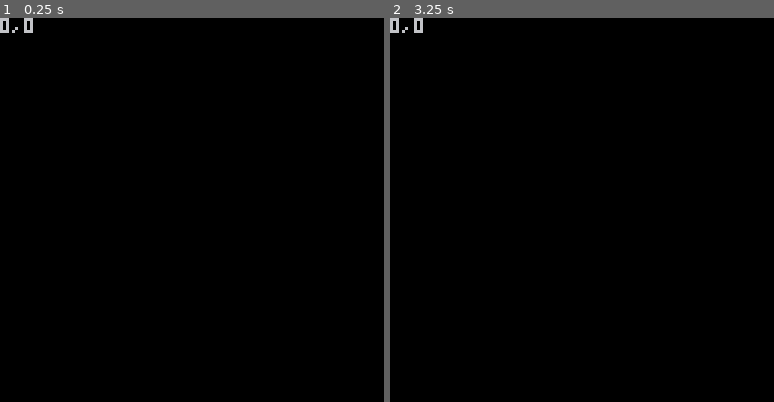
Above: before the commit, frames 1-2 (left to right).
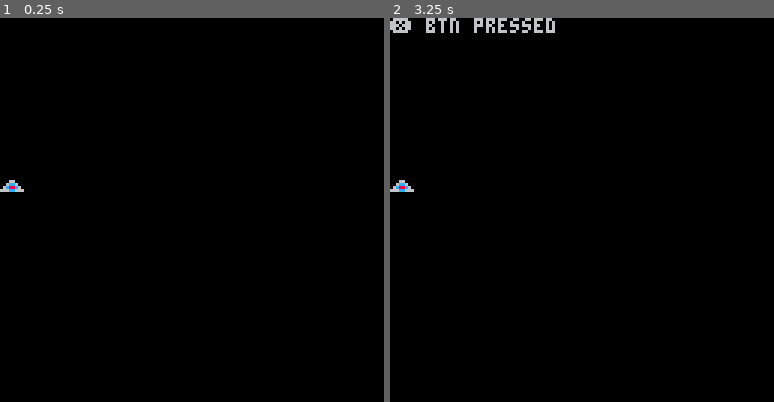
Above: after the commit, the same moments.

Repository: y1z/pico-8-space-game
Game: PICO-8 cartridge game.p8
Two runs of this game, one before a commit and one after it. Both use one fixed random seed, a clock stepped at 60 frames per second and the inputs below.
Inputs:
- Up to frame 1 (0.25 s): no input
- Up to frame 2 (3.25 s): tap X (X key) at 0.33, 1.07, 1.85, 2.97 s; tap O (Z key) at 0.7, 1.7, 2.1, 2.5, 2.9 s; hold Right 1.6-2.1 s; hold Up 2.15-2.42 s; hold Right 2.47-3.03 s; hold Left from 3.08 s (still down)

The runs differ from the first frame. In frame 1, 0.3% of the frame differs, in the area x 0-9%, y 0-46%; in frame 2, 0.9%, in the area x 0-43%, y 0-46%.

Commit message:
Add generic new function

Diff:
--- a/game.p8
+++ b/game.p8
@@ -2,29 +2,55 @@
 version 42
 __lua__
 #include vec2.p8:1
-
-player ={
- pos = vec2:new(),
-
+-- entity data
+edata={
+	h,
+	s,
 }
 
+xbtn = false
+
 function _init()
-	spr(1,50,50)
+	player.h=3
+	player.s=1
+
 end
 
-function update60()
-
+function _update60()
+	if btn(⬅️) do xbtn = true
+	else xbtn=false end
 end
 
 function _draw()
 	cls()
-	player.pos:print()
+	if xbtn do print("❎ btn pressed")end
+
+	spr(player.s,play,50)
+
+end
+-->8
+-- player
+player={
+ h,
+ s,
+ pos = vec2:new(),
+}
+-->8
+-- utility
+-- generic new function
+--
+function gennew(ltbl,rtbl)
+	rtbl=rtbl or {}
+	setmetatable(ltbl,{
+		__index=ltbl
+})
+return rtbl
 end
 __gfx__
-00000000000000000000000000000000000000000000000000000000000000000000000000000000000000000000000000000000000000000000000000000000
-00000000000000000000000000000000000000000000000000000000000000000000000000000000000000000000000000000000000000000000000000000000
-00700700000000000000000000000000000000000000000000000000000000000000000000000000000000000000000000000000000000000000000000000000
-00077000000000000000000000000000000000000000000000000000000000000000000000000000000000000000000000000000000000000000000000000000
+00000000000000008555555800000000000000000000000000000000000000000000000000000000000000000000000000000000000000000000000000000000
+00000000000000000859958000000000000000000000000000000000000000000000000000000000000000000000000000000000000000000000000000000000
+00700700000000000089980000000000000000000000000000000000000000000000000000000000000000000000000000000000000000000000000000000000
+00077000000000000008800000000000000000000000000000000000000000000000000000000000000000000000000000000000000000000000000000000000
 00077000000660000000000000000000000000000000000000000000000000000000000000000000000000000000000000000000000000000000000000000000
 00700700006cc6000000000000000000000000000000000000000000000000000000000000000000000000000000000000000000000000000000000000000000
 0000000006c88c600000000000000000000000000000000000000000000000000000000000000000000000000000000000000000000000000000000000000000
--- a/vec2.p8
+++ b/vec2.p8
@@ -33,12 +33,11 @@
 	return tbl
 	end,
 
-	dot=function(self,other)
-		return (self.x * other.x)+(self.y*other.y)
+	dot=function(self,o)
+		return (self.x * o.x)+(self.y*o.y)
 	end,
-
 	print=function(self)
-	print(tostr(self.x)..","..tostr(self.y))
+		print(tostr(self.x)..","..tostr(self.y))
 	end,
 
 	add=function(self,o)
